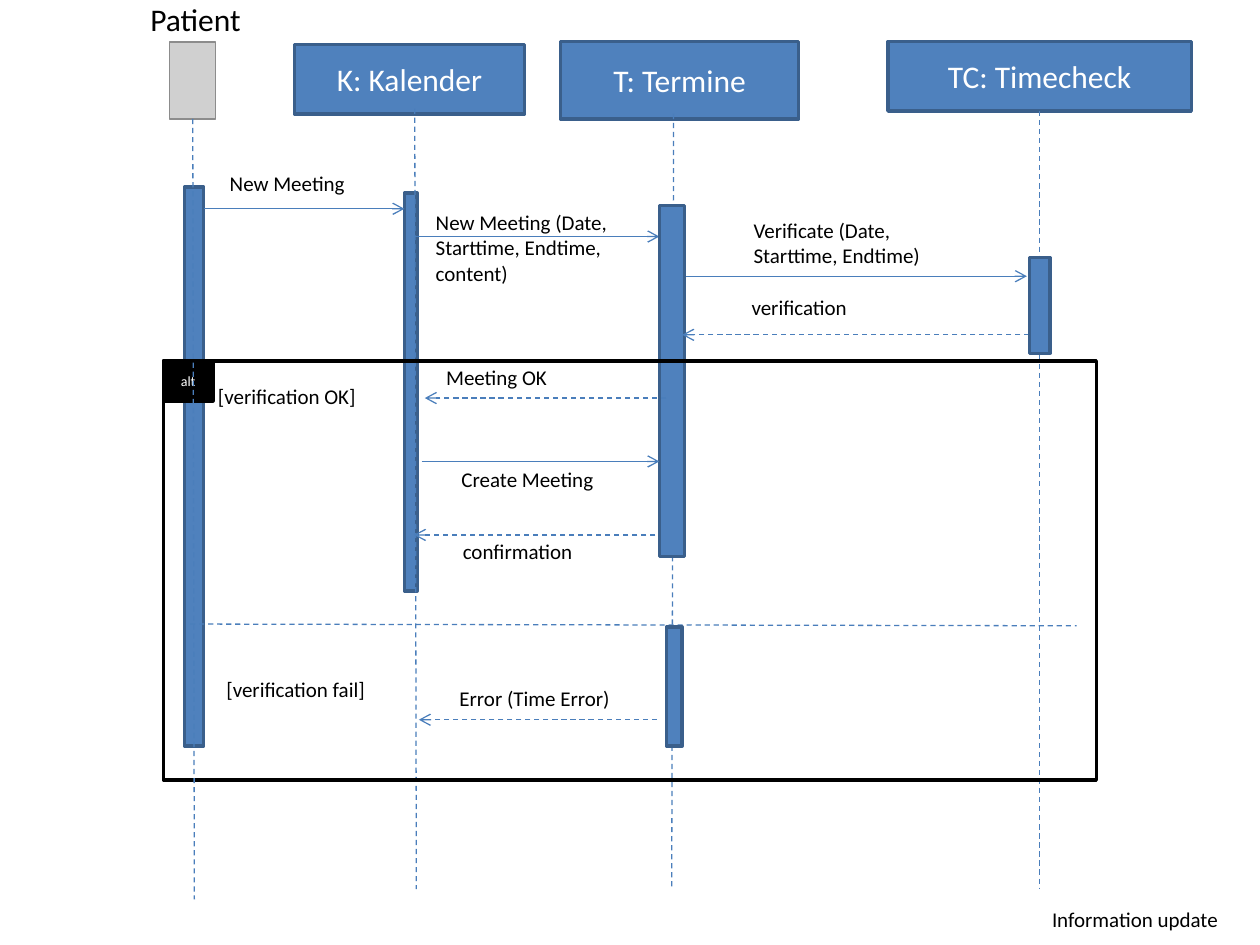
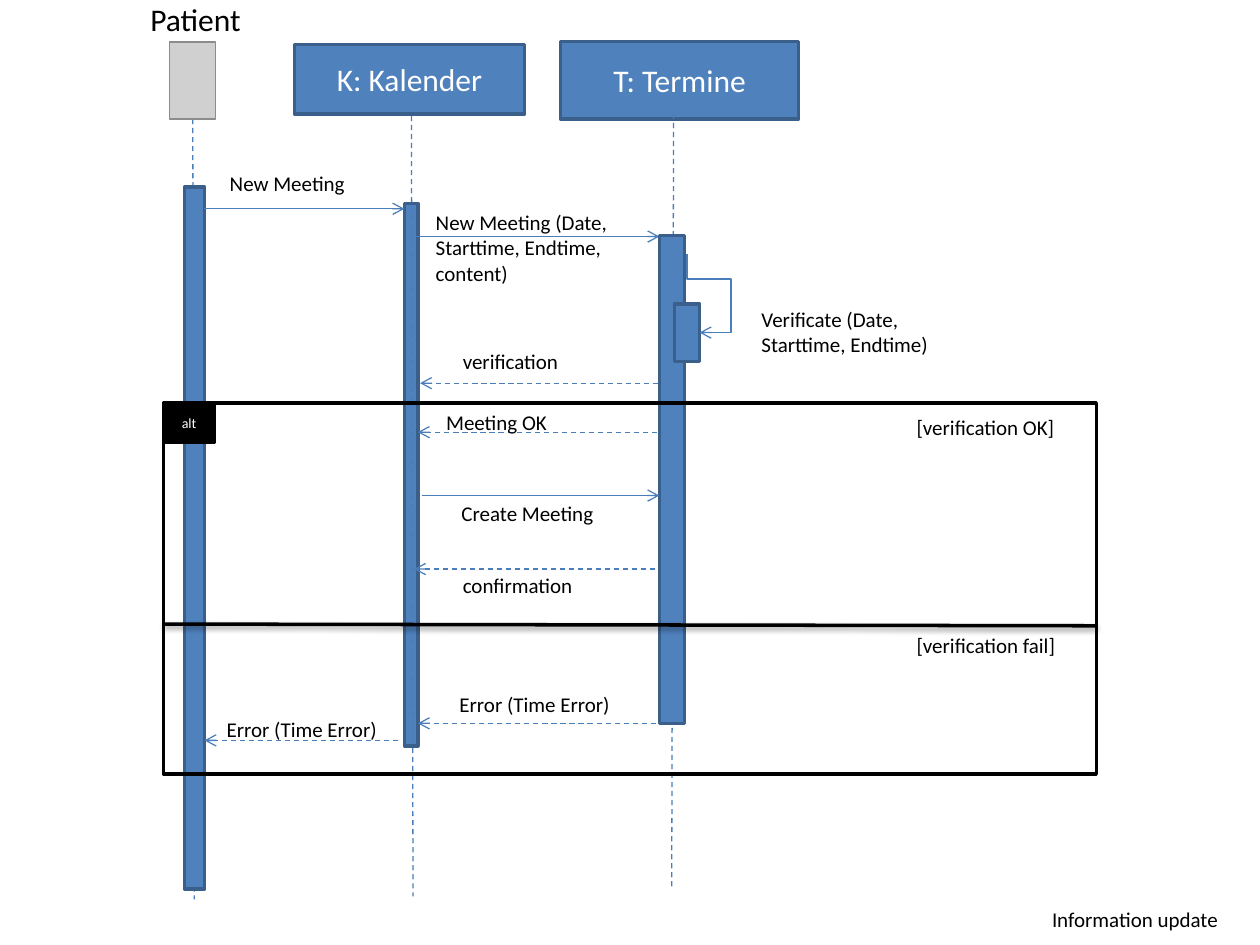
Before and after one commit to zyssm4/ch.bfh.btx8081.w2015.red, a slide deck: slide 1 of doc/Task07/sequenzdiagramm.pptx. Drawn at 1260x945 pixels with LibreOffice and Linux fonts; fonts in the diff are those of the drawing; grey boxes stand for pictures. Boxes give left, top, right and bottom in pixels: in the first picture for what was removed or moved away, otherwise in the second. Text is boxed around its words. In the diff, an @@ line names an element or a change of style, - is before the commit and + after.

```diff
--- a/doc/Task07/sequenzdiagramm.pptx
+++ b/doc/Task07/sequenzdiagramm.pptx
@@ rectangle removed at [888,42,1192,111] @@
-TC: Timecheck
@@ line moved from (415, 108) - (416, 890) to (412, 116) - (413, 896) @@
@@ line removed from (1040, 111) to (1040, 890) @@
@@ rectangle: place and size @@
-rectangle at [185,186,204,746]
+rectangle at [185,186,205,888]
@@ rectangle: place and size @@
-rectangle at [404,193,417,591]
+rectangle at [404,204,418,746]
@@ rectangle: place and size @@
-rectangle at [659,205,684,556]
+rectangle at [659,236,684,723]
@@ elbow arrow added from (687, 255) to (699, 333), #4B7EBC 0.75 pt @@
@@ rectangle removed at [1029,257,1050,353] @@
@@ arrow removed from (668, 276) to (1027, 276) @@
@@ rectangle added at [674,304,699,362], fill #4F81BD, outline #3A5F8C 2 pt @@
@@ text "Verificate (Date, Starttime, Endtime)": place and size @@
-text "Verificate (Date, Starttime, Endtime)" at [754,223,919,266]
+text "Verificate (Date, Starttime, Endtime)" at [761,312,927,355]
@@ text "verification": place and size @@
-text "verification" at [752,300,847,315]
+text "verification" at [463,354,558,369]
@@ arrow removed from (1029, 335) to (682, 335) @@
@@ arrow added from (658, 383) to (420, 383), #4B7EBC 0.75 pt dashed @@
@@ rectangle "alt": place and size @@
-rectangle "alt" at [164,362,213,401]
+rectangle "alt" at [164,403,213,442]
@@ rectangle: place and size @@
-rectangle at [164,362,1096,780]
+rectangle at [164,403,1096,774]
@@ text "Meeting OK": place and size @@
-text "Meeting OK" at [446,370,547,389]
+text "Meeting OK" at [446,415,547,434]
@@ text "[verification OK]": place and size @@
-text "[verification OK]" at [218,389,355,407]
+text "[verification OK]" at [917,420,1054,438]
@@ arrow moved from (667, 398) - (425, 398) to (667, 432) - (418, 432) @@
@@ 2 texts, 2 arrows: place and size @@
-2 texts, 2 arrows at [415,461,659,559]
+2 texts, 2 arrows at [415,495,659,593]
@@ line moved from (190, 624) - (1076, 626) to (164, 624) - (1096, 626) @@
@@ line (164, 624) - (1096, 626): stroke #4B7EBC 0.75 pt dashed to #000000 2 pt @@
@@ rectangle removed at [667,627,683,746] @@
@@ text "[verification fail]": place and size @@
-text "[verification fail]" at [226,682,365,700]
+text "[verification fail]" at [917,638,1055,656]
@@ text "Error (Time Error)": place and size @@
-text "Error (Time Error)" at [459,691,609,709]
+text "Error (Time Error)" at [459,697,609,715]
@@ arrow added from (398, 741) to (204, 741), #4B7EBC 0.75 pt dashed @@
@@ text added at [227,722,376,741], 12 pt, text #000000 @@
+Error (Time Error)
@@ arrow moved from (656, 719) - (418, 719) to (656, 723) - (418, 723) @@
```
Also in this commit, not shown: 1 other slide changed, 1 other file.
